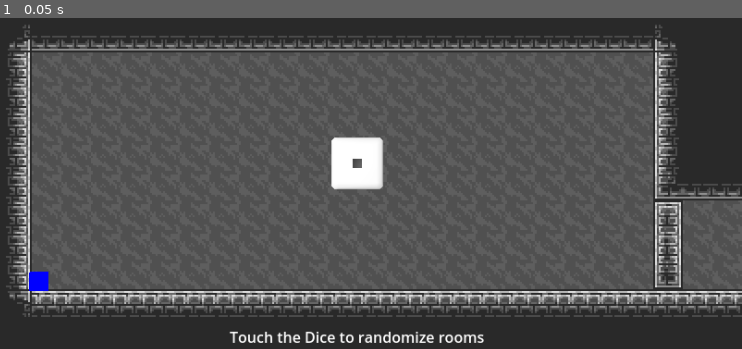
Above: before the commit, frame 1.
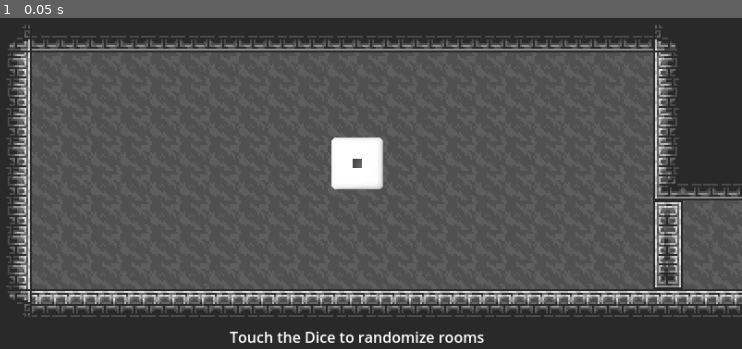
Above: after the commit, the same moment.

Repository: KoBeWi/Metroidvania-System
Game: Godot game, scene res://SampleProject/Maps/DiceRoom.tscn
Two runs of this game, one before a commit and one after it. Both use one fixed random seed, a clock stepped at 60 frames per second and the inputs below. This scene is started directly instead of the project's main scene.
Inputs:
- Up to frame 1 (0.05 s): no input

The runs differ from the first frame. In frame 1, 0.2% of the frame differs, in the area x 3-7%, y 76-83%.
Error in both runs: Invalid access to property or key 'generated_rooms' on a base object of type 'Nil'. (res://SampleProject/Maps/DiceRoom.tscn::GDScript_2fold:11)

Commit message:
Generator cleanup

Diff:
--- a/SampleProject/Maps/DiceRoom.tscn
+++ b/SampleProject/Maps/DiceRoom.tscn
@@ -1,9 +1,8 @@
-[gd_scene load_steps=11 format=3 uid="uid://cjk52vjugqh5"]
+[gd_scene load_steps=9 format=3 uid="uid://cjk52vjugqh5"]
 
 [ext_resource type="TileSet" uid="uid://bwpcg2opya34n" path="res://SampleProject/Resources/Tileset.tres" id="1_l63o1"]
 [ext_resource type="PackedScene" uid="uid://bsg0351mx3b4u" path="res://addons/MetroidvaniaSystem/Nodes/MapHandler.tscn" id="2_b0ayl"]
 [ext_resource type="PackedScene" uid="uid://ke056546dq4j" path="res://SampleProject/Objects/Dice.glb" id="3_a62rx"]
-[ext_resource type="Script" path="res://SampleProject/Scripts/SavePoint.gd" id="4_umnrh"]
 
 [sub_resource type="GDScript" id="GDScript_2fold"]
 script/source = "extends Area2D
@@ -11,7 +10,7 @@
 const GENERATED_MAPS_PATH = \"user://Generated\"
 const FWD = { MetroidvaniaSystem.R: Vector2i.RIGHT, MetroidvaniaSystem.D: Vector2i.DOWN, MetroidvaniaSystem.L: Vector2i.LEFT, MetroidvaniaSystem.U: Vector2i.UP }
 
-var generating: bool
+var generating: Thread
 
 func _ready() -> void:
 	await get_tree().process_frame ## do usunięcia
@@ -19,14 +18,16 @@
 	if not Game.get_singleton().generated_rooms.is_empty():
 		%TileMap.set_layer_enabled(2, false)
 
+	set_process(false)
+
 func _on_body_entered(body: Node2D) -> void:
 	if generating:
 		return
-	generating = true
 	%TileMap.set_layer_enabled(2, true)
 
 	for coords in Game.get_singleton().generated_rooms:
 		MetSys.add_room_override(coords).destroy()
+		MetSys.save_data.discovered_rooms.erase(coords)
 	Game.get_singleton().generated_rooms.clear()
 
 	%DiceAnimator.play(&\"Spin\")
@@ -35,8 +36,15 @@
 	tween.tween_interval(randf_range(1.0, 2.0))
 	tween.tween_property(%DiceAnimator, ^\"speed_scale\", 0.0, 2.0)
 
-#	await tween.finished
-
+	generating = Thread.new()
+	generating.start(generate_map)
+	set_process(true)
+
+	await tween.finished
+
+	%TileMap.set_layer_enabled(2, false)
+
+func generate_map():
 	var grid: Dictionary#[Vector2i, int]
 	var distance_grid: Dictionary#[Vector2i, int]
 	grid[Vector2i()] = 4
@@ -82,8 +90,6 @@
 		room.set_assigned_map(generate_room(\"Junction.tscn\", grid[pos], pos == collectible_pos))
 
 	builder.update_map()
-	generating = false
-	%TileMap.set_layer_enabled(2, false)
 
 func generate_room(from_map: String, exits: int, place_collectible: bool):
 	var map: Node2D = load(\"res://SampleProject/Maps/%s\" % from_map).instantiate()
@@ -110,6 +116,12 @@
 	ResourceSaver.save(ps, new_map)
 
 	return new_map
+
+func _process(delta: float) -> void:
+	if not generating.is_alive():
+		generating.wait_to_finish()
+		generating = null
+		set_process(false)
 "
 
 [sub_resource type="RectangleShape2D" id="RectangleShape2D_kd5wt"]
@@ -152,8 +164,6 @@
 "RESET": SubResource("Animation_g16o2"),
 "Spin": SubResource("Animation_7j2ql")
 }
-
-[sub_resource type="RectangleShape2D" id="RectangleShape2D_k827u"]
 
 [node name="Map" type="Node2D"]
 
@@ -224,11 +234,4 @@
 text = "Touch the Dice to randomize rooms"
 horizontal_alignment = 1
 
-[node name="SavePoint" type="Area2D" parent="."]
-position = Vector2(104, 376)
-script = ExtResource("4_umnrh")
-
-[node name="CollisionShape2D" type="CollisionShape2D" parent="SavePoint"]
-shape = SubResource("RectangleShape2D_k827u")
-
 [connection signal="body_entered" from="Dice" to="Dice" method="_on_body_entered"]
